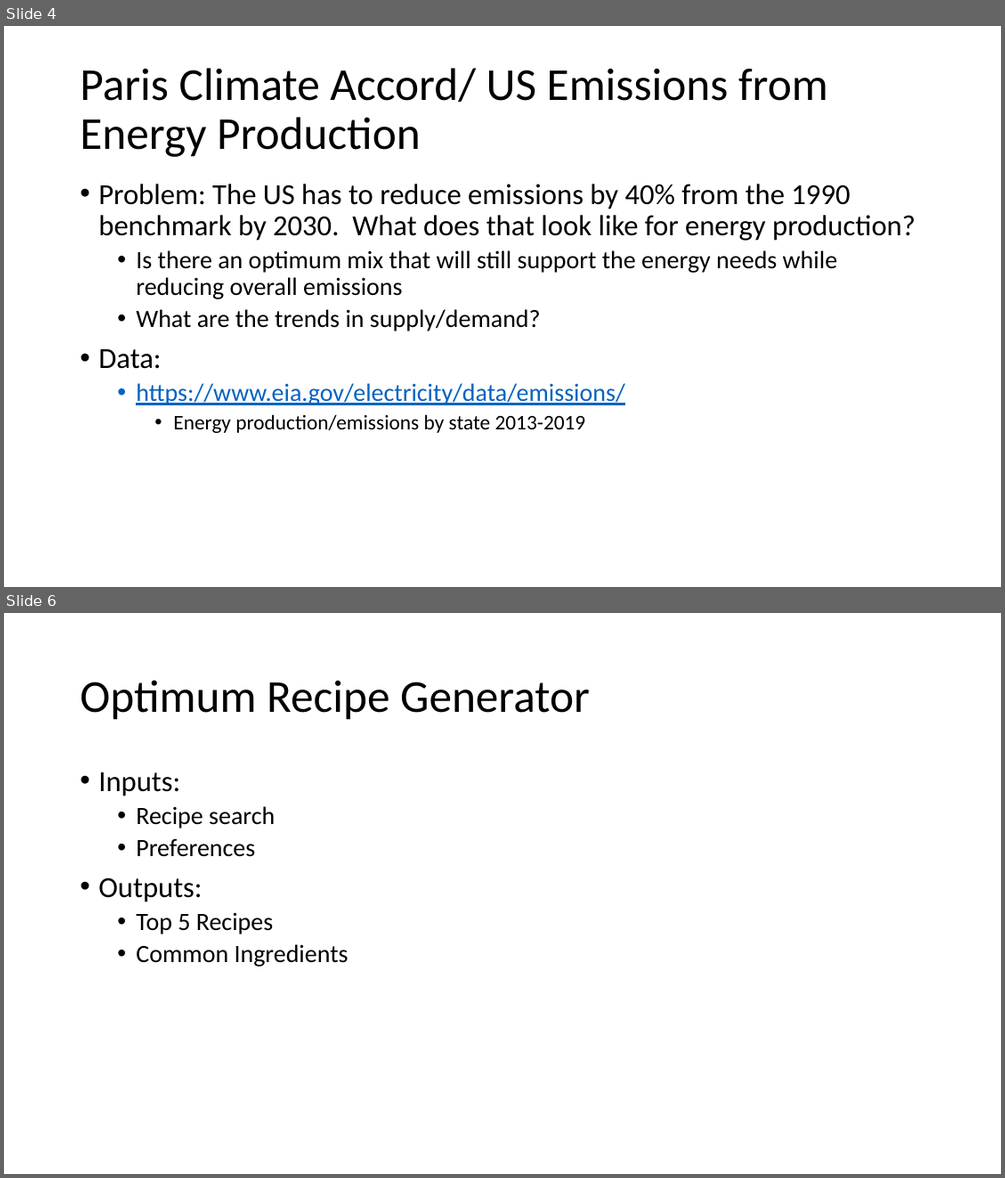
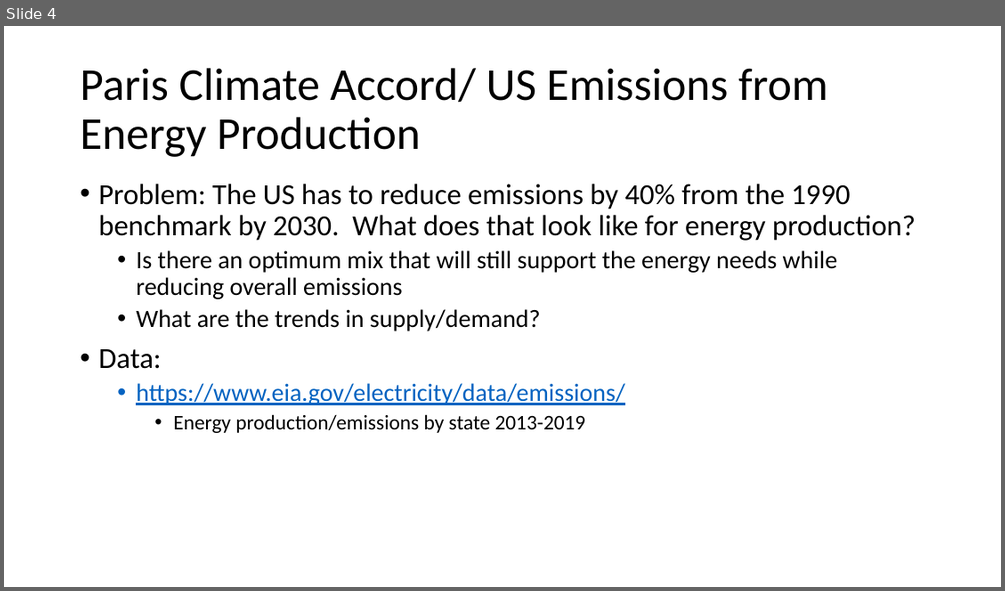
Before and after one commit to kamalah/data-analytics-final-project, a slide deck: Final Project Ideas.pptx. Shown one above the other, each under a label of ours: slides 4 and 6 before the commit, slide 4 after it; the slides between them are not shown. The pictures are 1005x1178 and 1005x591 pixels, drawn with LibreOffice and Linux fonts; fonts in the diff are those of the drawing. Boxes give left, top, right and bottom in pixels: in the first picture for what was removed or moved away, otherwise in the second. Text is boxed around its words. In the diff, an @@ line names an element or a change of style, - is before the commit and + after.

```diff
--- a/Final Project Ideas.pptx
+++ b/Final Project Ideas.pptx
@@ slide 6 removed at (4, 613, 1001, 1174), background #FFFFFF @@
@@ title removed at (80, 680, 590, 720) @@
-Optimum Recipe Generator
@@ text removed at (98, 772, 348, 966) @@
-• Inputs:
-  • Recipe search
-  • Preferences
-• Outputs:
-  • Top 5 Recipes
-  • Common Ingredients
```
Also in this commit, not shown: 1 slide changed, 1 slide added, 1 other file.
